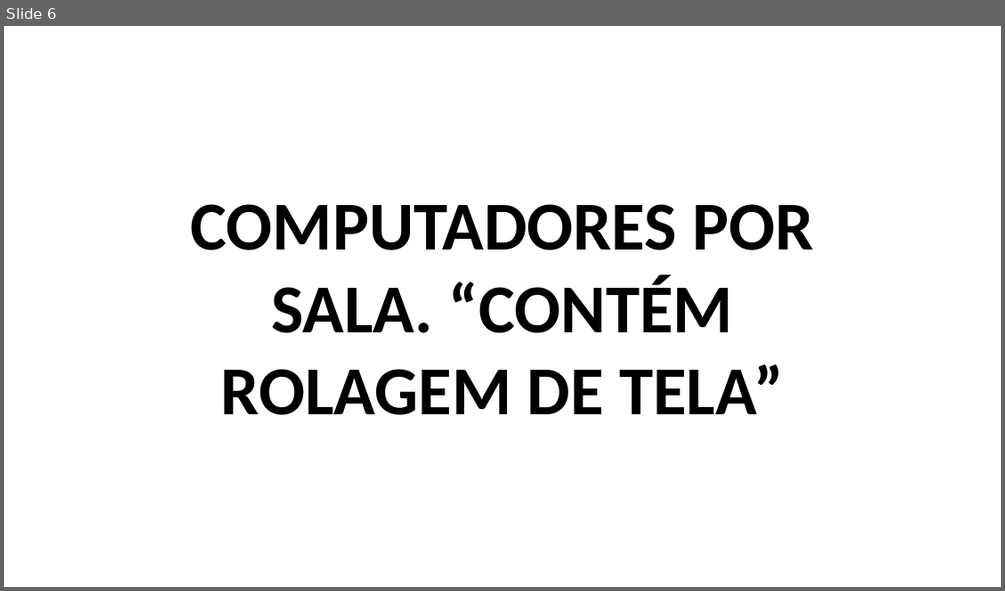
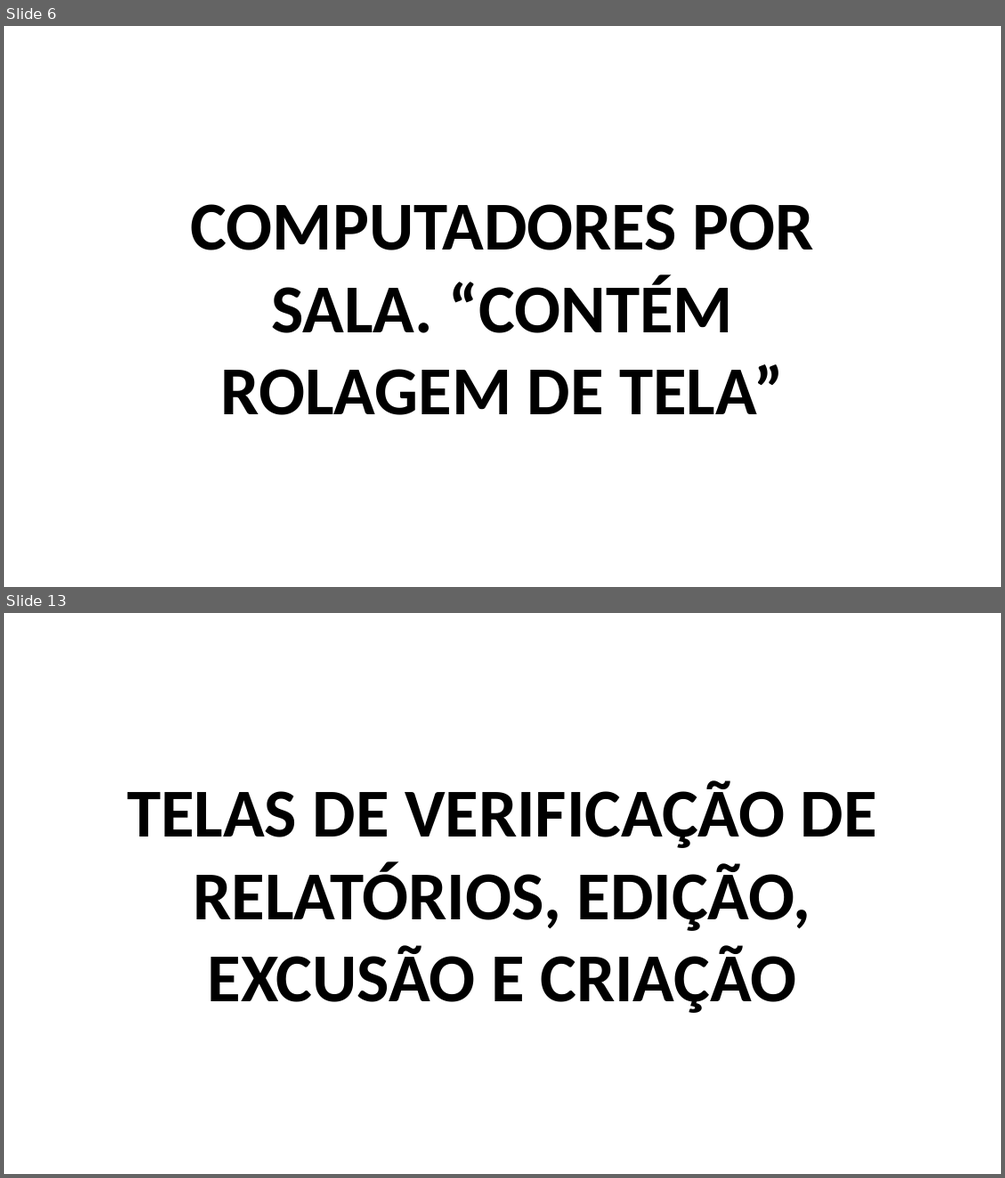
Before and after one commit to BandTec/grupo-04-adsb-20201, a slide deck: Prototipação de Dashboard/Prototipação-de-Tela.pptx. Shown one above the other, each under a label of ours: slide 6 before the commit, slides 6 and 13 after it; the slides between them are not shown. The pictures are 1005x591 and 1005x1178 pixels, drawn with LibreOffice and Linux fonts; fonts in the diff are those of the drawing. Boxes give left, top, right and bottom in pixels: in the first picture for what was removed or moved away, otherwise in the second. Text is boxed around its words. In the diff, an @@ line names an element or a change of style, - is before the commit and + after.

```diff
--- a/Prototipação de Dashboard/Prototipação-de-Tela.pptx
+++ b/Prototipação de Dashboard/Prototipação-de-Tela.pptx
@@ slide 13 added at (4, 613, 1001, 1174), background #FFFFFF @@
@@ text added at (127, 780, 877, 1013), 66 pt, text #000000, bold @@
+TELAS DE VERIFICAÇÃO DE RELATÓRIOS, EDIÇÃO, EXCUSÃO E CRIAÇÃO
```
Also in this commit, not shown: 3 slides changed, 7 other slides added.
